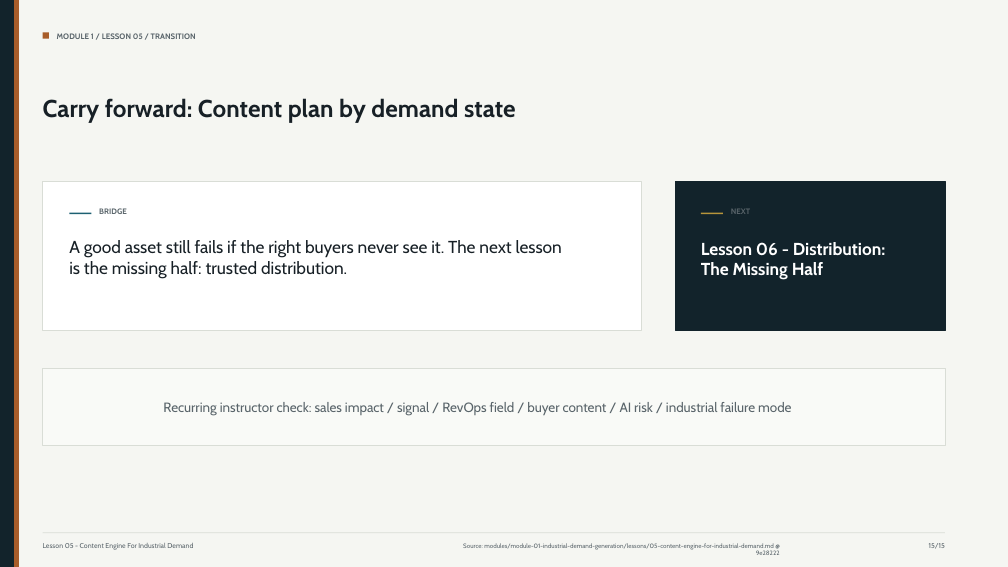
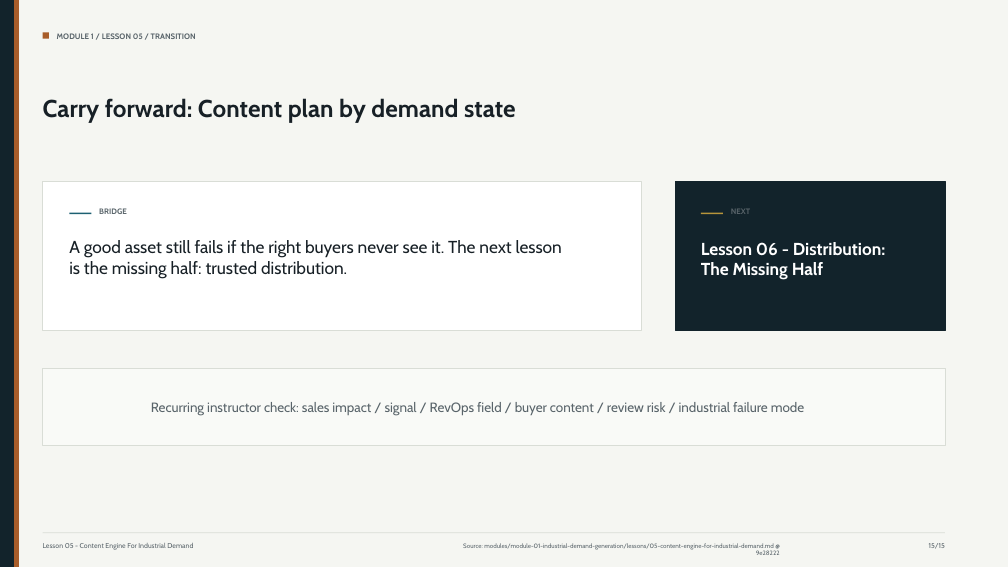
Before and after one commit to VK-VYNX/private-academy-industrial-gtm, a slide deck: slide 15 of modules/module-01-industrial-demand-generation/delivery-pack/slide-decks/exports/lesson-05-content-engine-for-industrial-demand.pptx. Drawn at 1008x567 pixels with LibreOffice and Linux fonts; fonts in the diff are those of the drawing. Boxes give left, top, right and bottom in pixels: in the first picture for what was removed or moved away, otherwise in the second. Text is boxed around its words. In the diff, an @@ line names an element or a change of style, - is before the commit and + after.

```diff
--- a/modules/module-01-industrial-demand-generation/delivery-pack/slide-decks/exports/lesson-05-content-engine-for-industrial-demand.pptx
+++ b/modules/module-01-industrial-demand-generation/delivery-pack/slide-decks/exports/lesson-05-content-engine-for-industrial-demand.pptx
@@ text at bbox=[151, 402, 804, 415]: text changed @@
-Recurring instructor check: sales impact / signal / RevOps field / buyer content / AI risk / industrial failure mode
+Recurring instructor check: sales impact / signal / RevOps field / buyer content / review risk / industrial failure mode
```
Also in this commit, not shown: 7 other slides changed, 26 other files.
